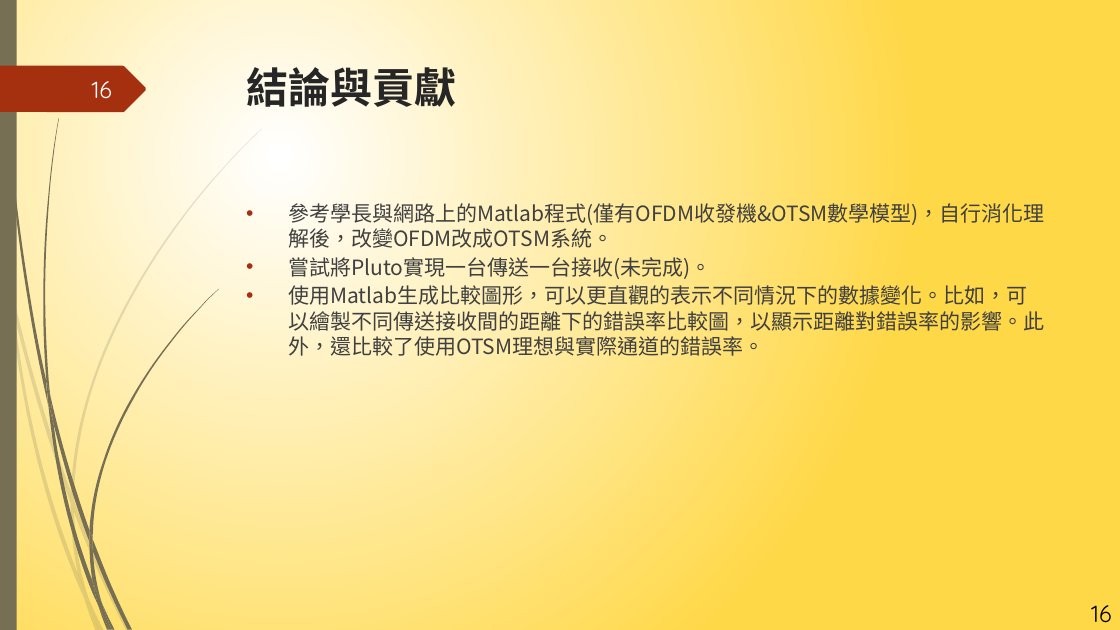
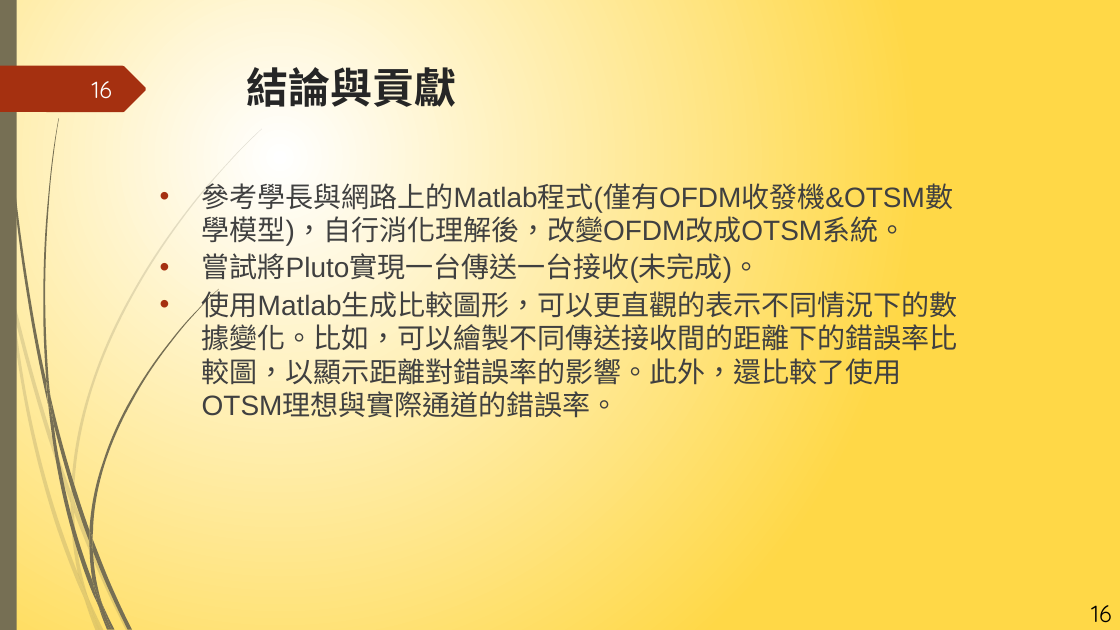
Before and after one commit to NIUWCSP/OTSM, a slide deck: slide 16 of report/以SDR實現OTSM通訊技術.pptx. Drawn at 1120x630 pixels with LibreOffice and Linux fonts; fonts in the diff are those of the drawing. Boxes give left, top, right and bottom in pixels: in the first picture for what was removed or moved away, otherwise in the second. Text is boxed around its words. In the diff, an @@ line names an element or a change of style, - is before the commit and + after.

Commit message:
更新 以SDR實現OTSM通訊技術.pptx

```diff
--- a/report/以SDR實現OTSM通訊技術.pptx
+++ b/report/以SDR實現OTSM通訊技術.pptx
@@ text "參考學長與網路上的Matlab程式(僅有OFDM收發機&OTSM數學模型)，自行消化理解後，改變OFDM改成OTSM系統 ..." moved from (x1=288, y1=200, x2=1045, y2=359) to (x1=202, y1=179, x2=958, y2=418) @@
@@ text "參考學長與網路上的Matlab程式(僅有OFDM收發機&OTSM數學模型)，自行消化理解後，改變OFDM改成OTSM系統 ..." at (x1=202, y1=179, x2=958, y2=418): size 18 to 24 pt, font Noto Sans CJK SC to Arial @@
```
Also in this commit, not shown: 17 other slides changed, 1 slide removed.
